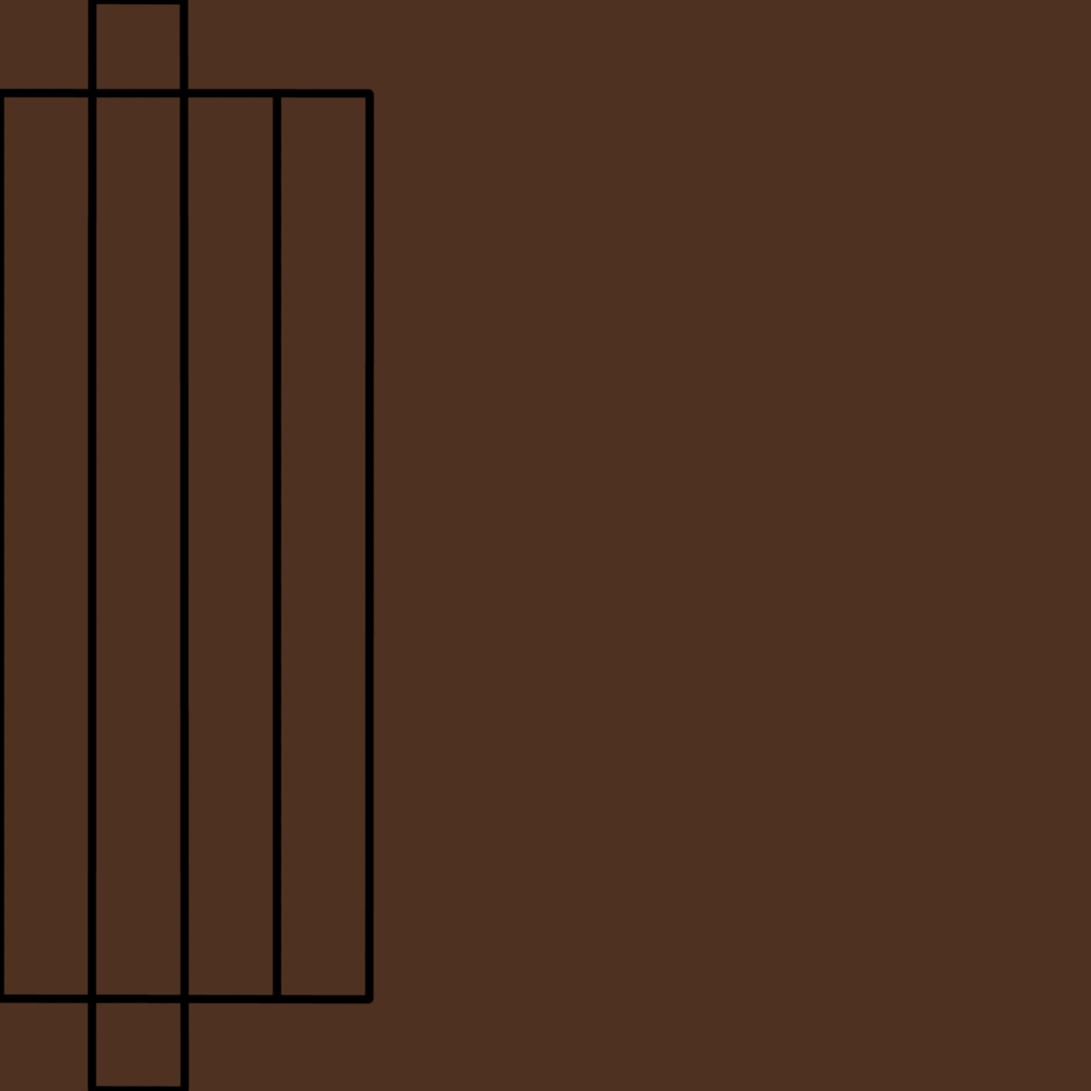
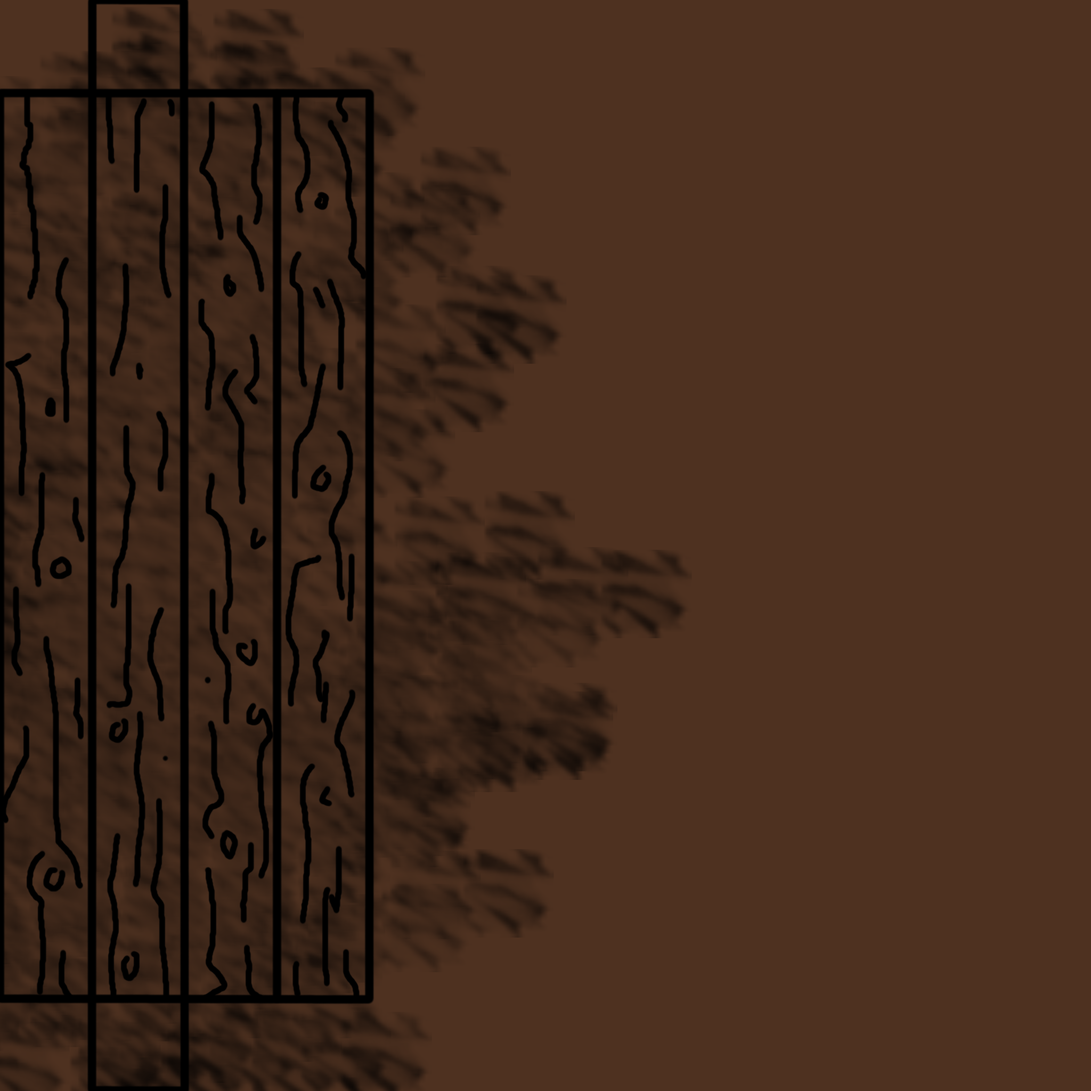
Layer changes from the first 1091×1091 image to the second:
painted on "Texture" over (0, 6, 693, 1091)
added layer "Maserung" above "TableStomp.png" over (0, 96, 368, 1005)
